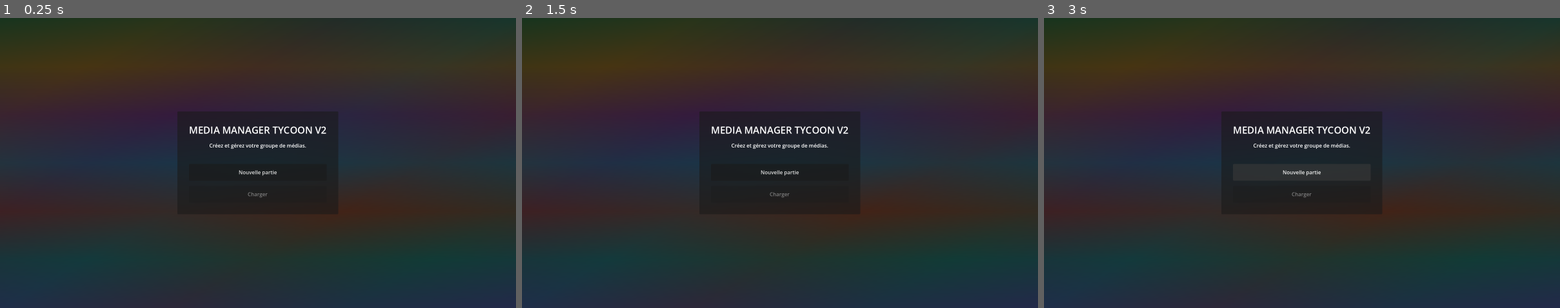
Above: before the commit, frames 1-3 (left to right).
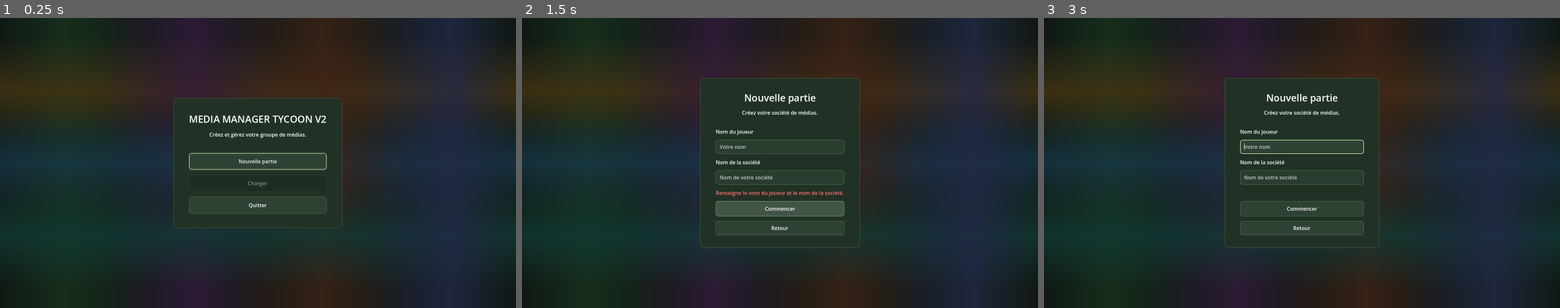
Above: after the commit, the same moments.

Repository: Adrienco69/MediaManagerTycoon_V2
Game: Godot game, scene res://scenes/main.tscn
Two runs of this game, one before a commit and one after it. Both use one fixed random seed, a clock stepped at 60 frames per second and the inputs below.
Inputs (mouse positions are in pixels of both pictures, inside the frame that each line leads up to):
- Up to frame 1 (0.25 s): no input
- Up to frame 2 (1.5 s): click "Nouvelle partie" at 0.5 s; click (780, 209) at 1.25 s, where only the run after the commit has a clickable "Commencer"
- Up to frame 3 (3 s): click (1302, 226) at 2 s, where only the run after the commit has a clickable "Retour"; click "Nouvelle partie" at 2.75 s

The runs differ from the first frame. In frame 1, 28% of the frame differs, in the area x 0-100%, y 0-100%; in frame 2, 29%; in frame 3, 28%.
Error before the commit: Parse Error: Too few arguments for "show_home()" call. Expected at least 5 but received 4. (res://scripts/main.gd:123)

Commit message:
Branche sauvegarde chargement menu principal et quitter

Diff:
--- a/scripts/main.gd
+++ b/scripts/main.gd
@@ -3,6 +3,8 @@
 const UIThemeManagerScript = preload("res://scripts/ui/ui_theme_manager.gd")
 const StartScreenGradientScript = preload("res://scripts/ui/start_screen_gradient.gd")
 const StartMenuControllerScript = preload("res://scripts/ui/start_menu_controller.gd")
+const GameHeaderActionsScript = preload("res://scripts/ui/game_header_actions.gd")
+const SaveGameManagerScript = preload("res://scripts/core/save_game_manager.gd")
 const TopBarLayoutScript = preload("res://scripts/ui/top_bar_layout.gd")
 const NavigationButtonStateScript = preload("res://scripts/ui/navigation_button_state.gd")
 const GroupPageControllerScript = preload("res://scripts/ui/group_page_controller.gd")
@@ -51,6 +53,10 @@
 
 var _last_theme_day_key: int = -1
 var _main_content_scroll: ScrollContainer
+var _save_button: Button
+var _main_menu_button: Button
+var _save_status_label: Label
+var _quit_game_button: Button
 
 
 func _ready() -> void:
@@ -68,6 +74,17 @@
 		day_button,
 		week_button
 	)
+
+	var header_actions: Dictionary = GameHeaderActionsScript.build(
+		game_title,
+		_save_game,
+		_return_to_main_menu
+	)
+	_save_button = header_actions.get("save_button") as Button
+	_main_menu_button = header_actions.get("menu_button") as Button
+	_save_status_label = header_actions.get("status_label") as Label
+	_quit_game_button = StartMenuControllerScript.ensure_quit_button(home_panel, _quit_game)
+
 	_connect_game_signals()
 	_connect_buttons()
 	_refresh_all()
@@ -99,6 +116,7 @@
 
 func _connect_buttons() -> void:
 	new_game_menu_button.pressed.connect(_show_new_game_form)
+	load_game_button.pressed.connect(_load_game)
 	back_to_home_button.pressed.connect(_show_start_screen)
 	start_game_button.pressed.connect(_start_new_game)
 	player_name_input.text_submitted.connect(_on_identity_text_submitted)
@@ -124,8 +142,11 @@
 		home_panel,
 		new_game_panel,
 		load_game_button,
-		start_error_label
-	)
+		start_error_label,
+		SaveGameManagerScript.has_save()
+	)
+	if _save_status_label != null:
+		_save_status_label.text = ""
 	new_game_menu_button.grab_focus()
 
 
@@ -141,6 +162,8 @@
 func _show_game_ui() -> void:
 	start_screen.visible = false
 	game_ui.visible = true
+	if _save_status_label != null:
+		_save_status_label.text = ""
 	_show_group()
 
 
@@ -157,7 +180,44 @@
 		return
 
 	GameState.start_new_game(new_player_name, new_company_name)
+	_last_theme_day_key = -1
+	_refresh_all()
 	_show_game_ui()
+
+
+func _load_game() -> void:
+	var save_data: Dictionary = SaveGameManagerScript.load_game()
+	if save_data.is_empty():
+		load_game_button.disabled = true
+		load_game_button.tooltip_text = "Sauvegarde introuvable ou invalide."
+		return
+
+	if not GameState.load_save_data(save_data):
+		load_game_button.disabled = true
+		load_game_button.tooltip_text = "La sauvegarde ne peut pas être chargée."
+		return
+
+	_last_theme_day_key = -1
+	_refresh_all()
+	_show_game_ui()
+
+
+func _save_game() -> void:
+	if not GameState.has_started_game():
+		return
+
+	var saved: bool = SaveGameManagerScript.save_game(GameState.get_save_data())
+	if _save_status_label != null:
+		_save_status_label.text = "Sauvegardé" if saved else "Erreur sauvegarde"
+
+
+func _return_to_main_menu() -> void:
+	GameState.set_time_mode(GameState.TimeMode.PAUSED)
+	_show_start_screen()
+
+
+func _quit_game() -> void:
+	get_tree().quit()
 
 
 func _on_identity_changed(_player_name: String, _company_name: String) -> void:
